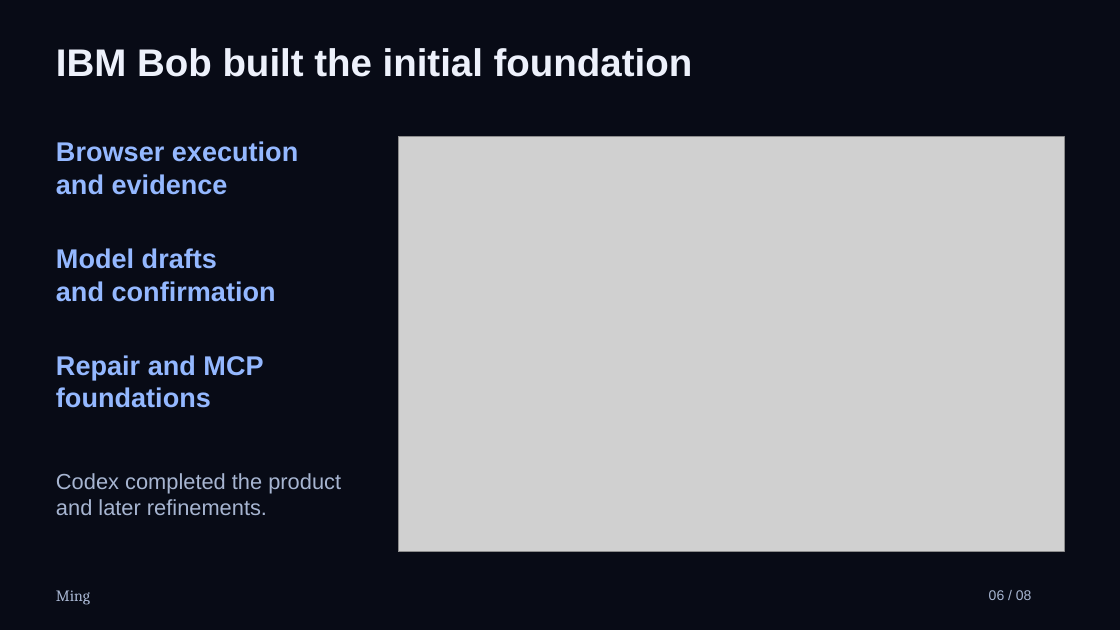
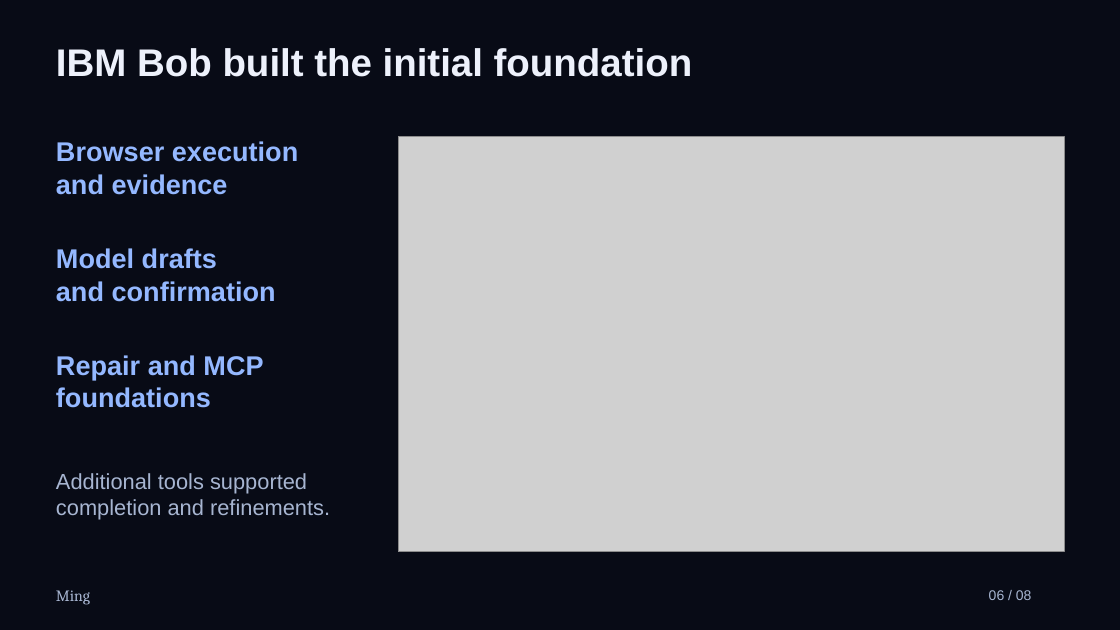
Before and after one commit to Ming-Amos/Ming, a slide deck: slide 6 of submission/ming-slides.pptx. Drawn at 1120x630 pixels with LibreOffice and Linux fonts; fonts in the diff are those of the drawing; grey boxes stand for pictures. Boxes give left, top, right and bottom in pixels: in the first picture for what was removed or moved away, otherwise in the second. Text is boxed around its words. In the diff, an @@ line names an element or a change of style, - is before the commit and + after.

```diff
--- a/submission/ming-slides.pptx
+++ b/submission/ming-slides.pptx
@@ text at (56, 473, 330, 520): text changed @@
-Codex completed the product
-and later refinements.
+Additional tools supported
+completion and refinements.
```
Also in this commit, not shown: 13 other files.
